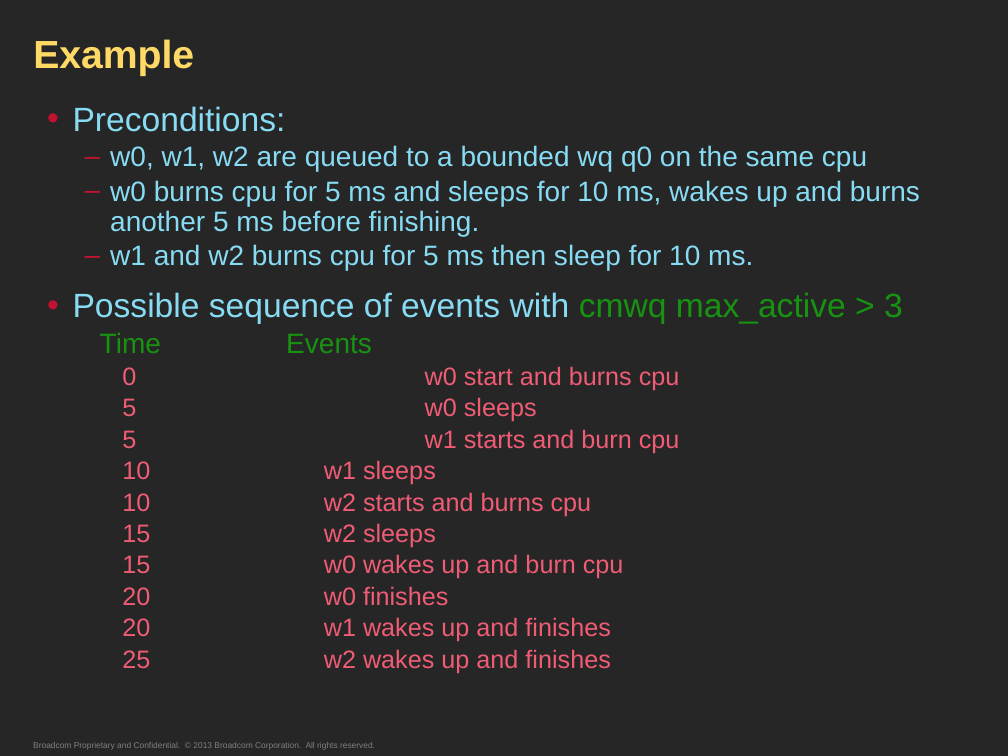
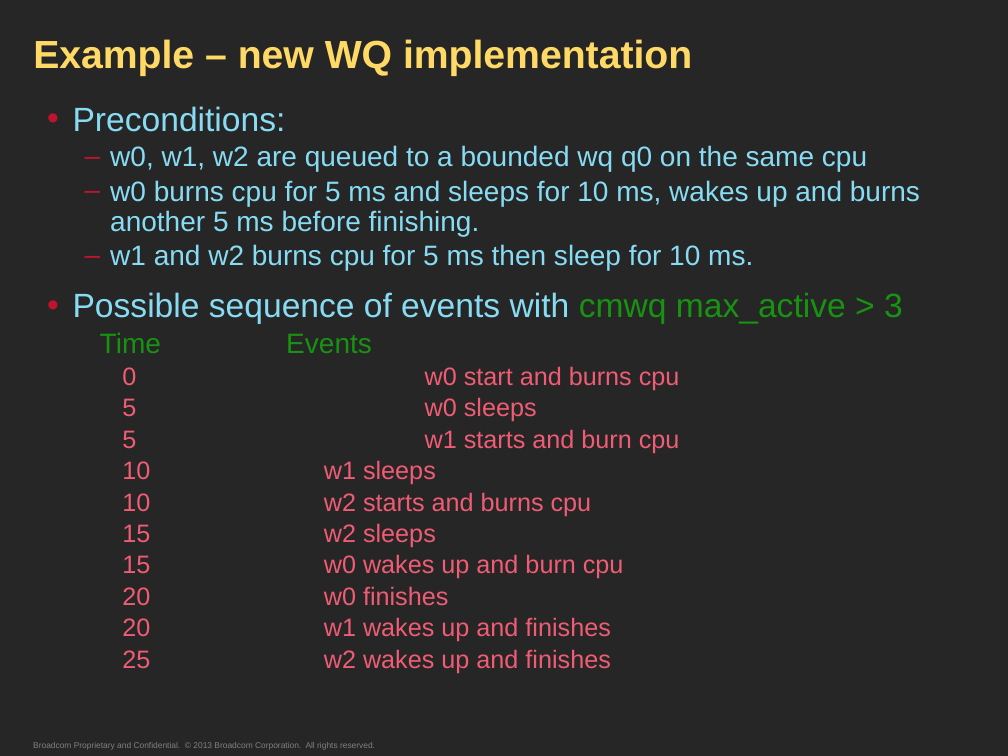
Before and after one commit to getarunks/ppts_n_notes, a slide deck: slide 20 of Kernel_WQs.pptx. Drawn at 1008x756 pixels with LibreOffice and Linux fonts; fonts in the diff are those of the drawing. Boxes give left, top, right and bottom in pixels: in the first picture for what was removed or moved away, otherwise in the second. Text is boxed around its words. In the diff, an @@ line names an element or a change of style, - is before the commit and + after.

```diff
--- a/Kernel_WQs.pptx
+++ b/Kernel_WQs.pptx
@@ title at (x1=33, y1=39, x2=692, y2=76): text changed @@
-Example
+Example – new WQ implementation
```
Also in this commit, not shown: 6 other slides changed.
